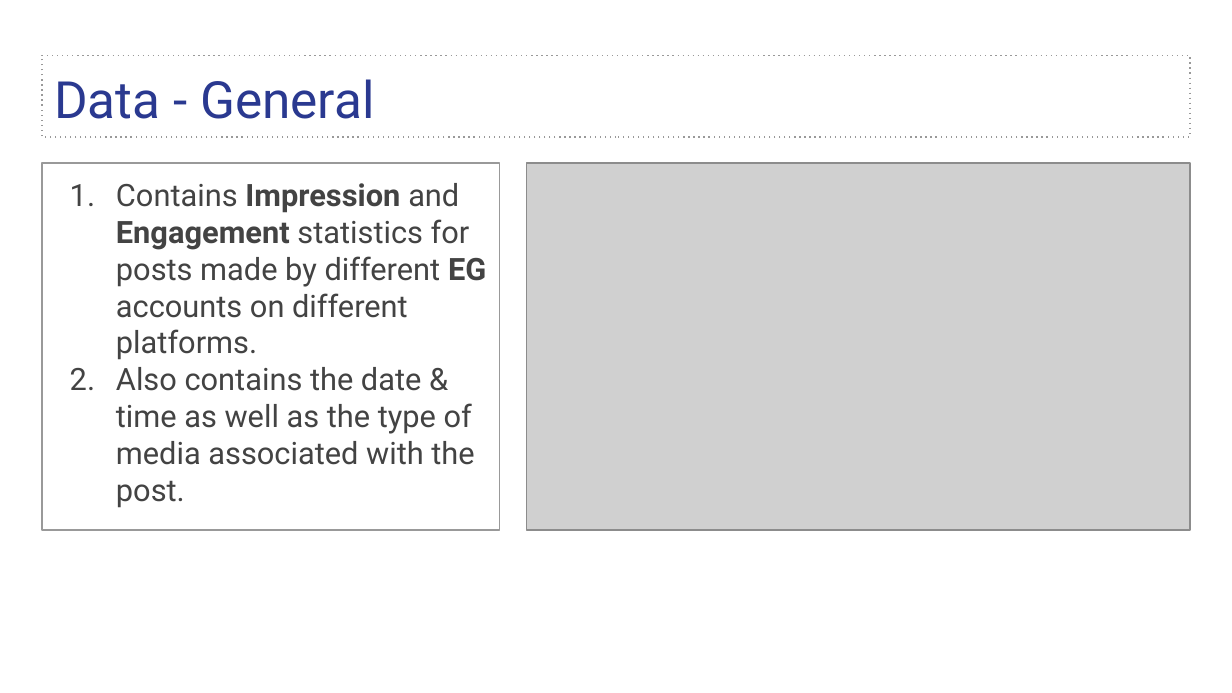
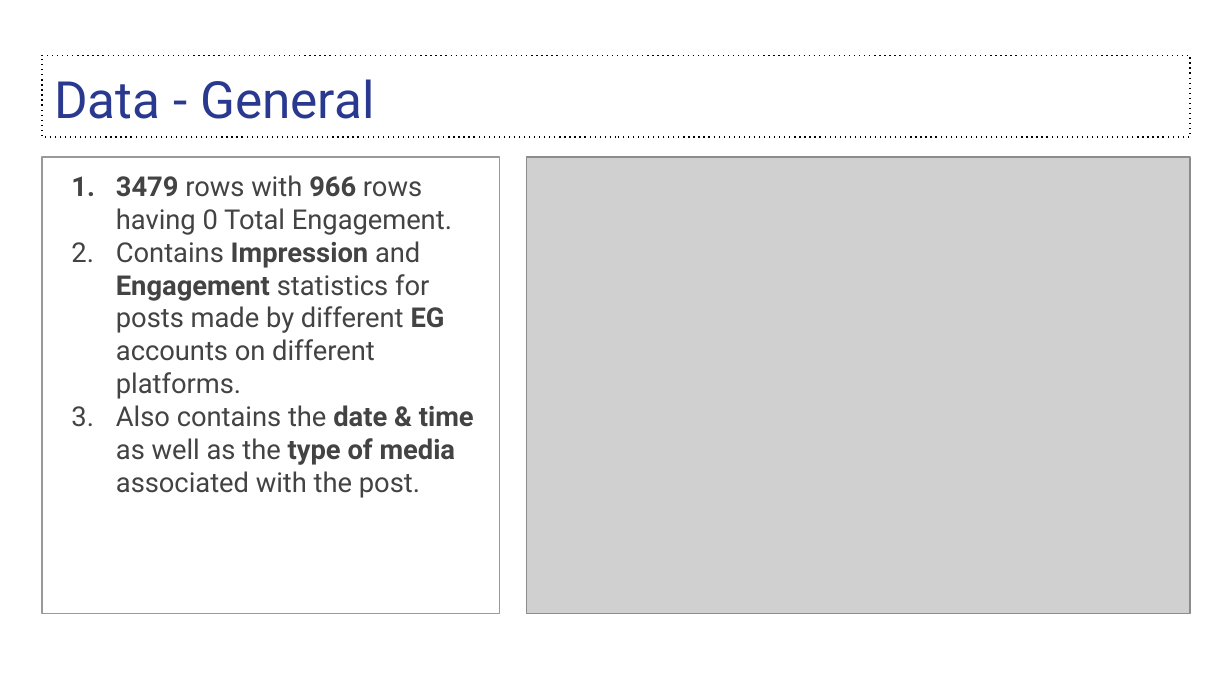
Before and after one commit to sidthakur08/EGxGeniusLeague, a slide deck: slide 3 of DA/EG Data Analysis Assessment .pptx. Drawn at 1232x693 pixels with LibreOffice and Linux fonts; fonts in the diff are those of the drawing; grey boxes stand for pictures. Boxes give left, top, right and bottom in pixels: in the first picture for what was removed or moved away, otherwise in the second. Text is boxed around its words. In the diff, an @@ line names an element or a change of style, - is before the commit and + after.

```diff
--- a/DA/EG Data Analysis Assessment .pptx
+++ b/DA/EG Data Analysis Assessment .pptx
@@ title "Data - General" at bbox=[42, 55, 1190, 137]: outline #999999 0.75 pt dashed to #000000 0.75 pt dashed @@
@@ text "3479 rows with 966 rows ...": place and size @@
-text "3479 rows with 966 rows ..." at bbox=[42, 163, 499, 530]
+text "3479 rows with 966 rows ..." at bbox=[42, 156, 499, 612]
@@ text at bbox=[116, 175, 452, 235]: paragraph added @@
+1. 3479 rows with 966 rows having 0 Total Engagement.
@@ picture: place and size @@
-picture at bbox=[526, 163, 1190, 530]
+picture at bbox=[526, 156, 1190, 612]
@@ text at bbox=[116, 241, 474, 498]: size 18 to 16 pt in "Contains Impression and Engagement statistics for posts ...", "Also contains the date & time as ..."; bold on in "date & time type of media"; indent changed @@
```
Also in this commit, not shown: 9 other slides changed, 2 slides added, 7 other files.
